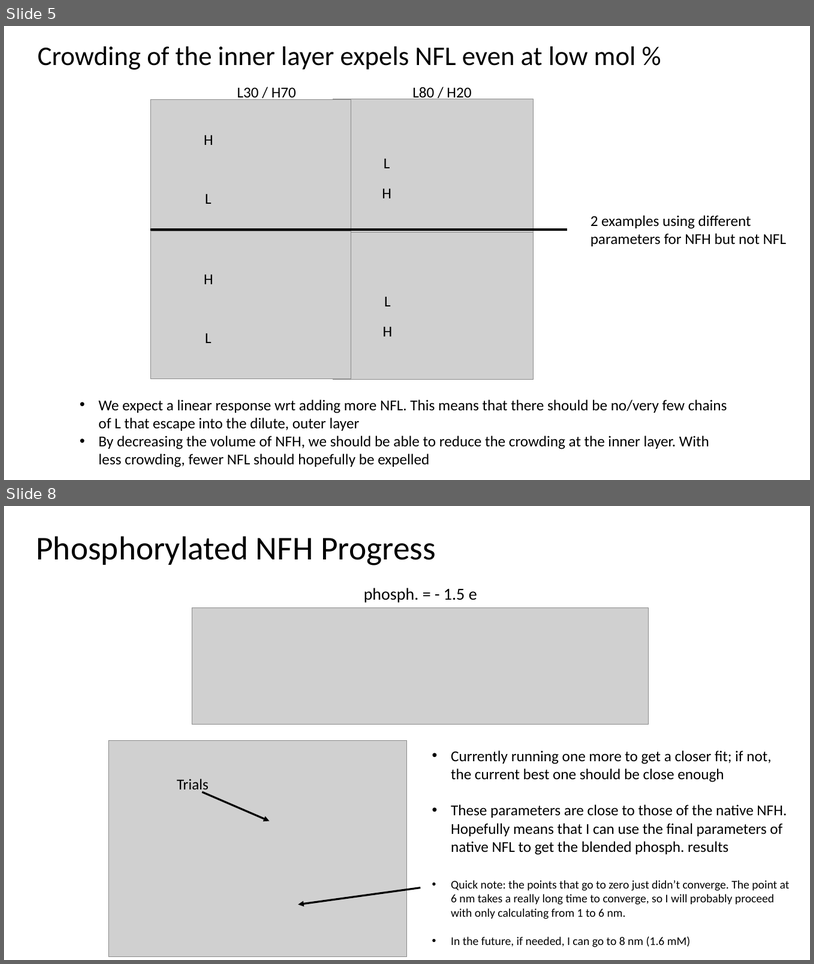
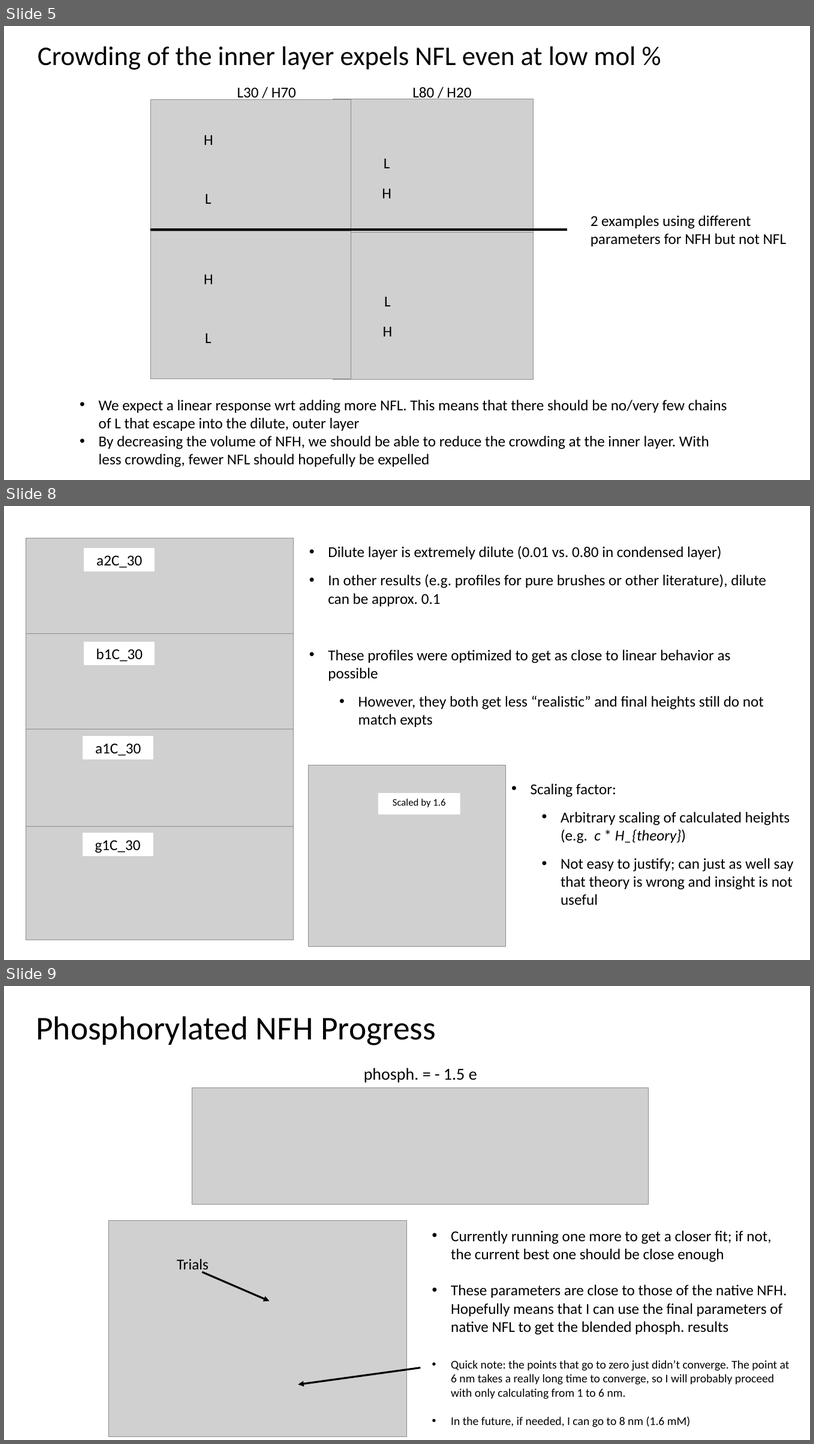
Before and after one commit to tyokokur/presentations, a slide deck: 20230420 EAD Update.pptx. Shown one above the other, each under a label of ours: slides 5 and 8 before the commit, slides 5, 8 and 9 after it; the slides between them are not shown. The pictures are 814x964 and 814x1444 pixels, drawn with LibreOffice and Linux fonts; fonts in the diff are those of the drawing; grey boxes stand for pictures. Boxes give left, top, right and bottom in pixels: in the first picture for what was removed or moved away, otherwise in the second. Text is boxed around its words. In the diff, an @@ line names an element or a change of style, - is before the commit and + after.

```diff
--- a/20230420 EAD Update.pptx
+++ b/20230420 EAD Update.pptx
@@ slide 8 added at [4,506,810,960], background #FFFFFF @@
@@ text added at [328,546,767,727], 18 pt, text #000000 @@
+• Dilute layer is extremely dilute (0.01 vs. 0.80 in condensed layer)
+• In other results (e.g. profiles for pure brushes or other literature), dilute can be approx. 0.1
+• These profiles were optimized to get as close to linear behavior as possible
+  • However, they both get less “realistic” and final heights still do not match expts
@@ picture added at [309,765,506,946] @@
@@ rectangle added at [378,793,461,814], fill #FFFFFF, 12 pt, text #000000 @@
+Scaled by 1.6
@@ text added at [531,783,794,905], 18 pt, text #000000 @@
+• Scaling factor:
+  • Arbitrary scaling of calculated heights (e.g. c * H_{theory})
+  • Not easy to justify; can just as well say that theory is wrong and insight is not useful
@@ group added at [26,538,294,940]: 4 pictures, 4 rectangles @@
+a2C_30
+b1C_30
+a1C_30
+g1C_30
@@ what was slide 8 is now slide 9 @@
```
Also in this commit, not shown: 2 slides changed.
